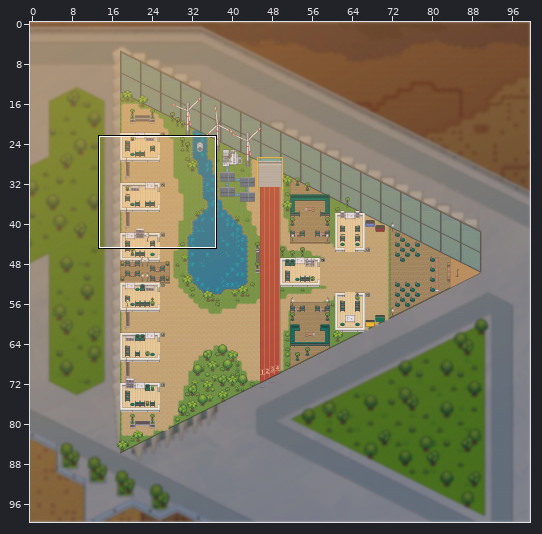
Tiled map (JSON) -- MISK-HQ-Environment.tmj. Above, an overview of the earlier version with the close-up marked.
Close-up. Old version:
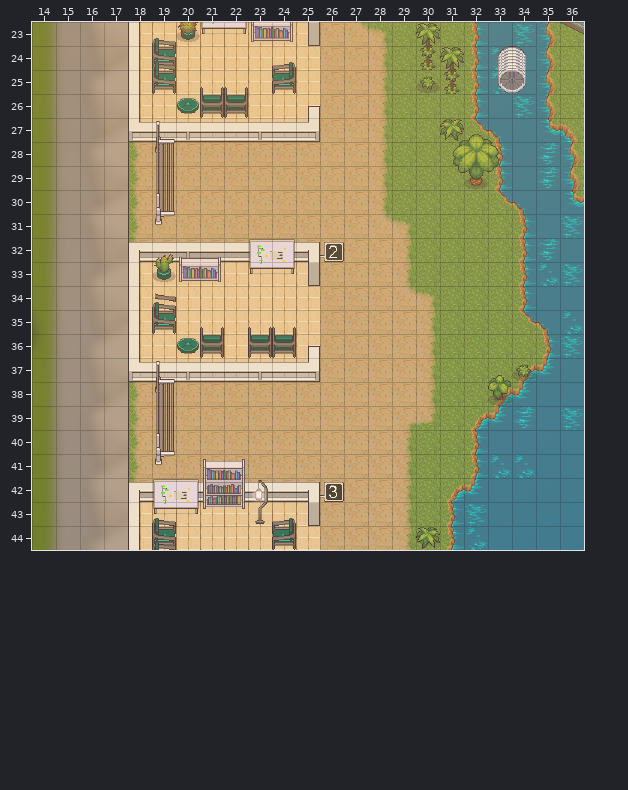
Cells are 32x32 px. Shown: x 14..36, y 23..44. The commit also changed other parts of the map, which this record leaves out.
After the commit:
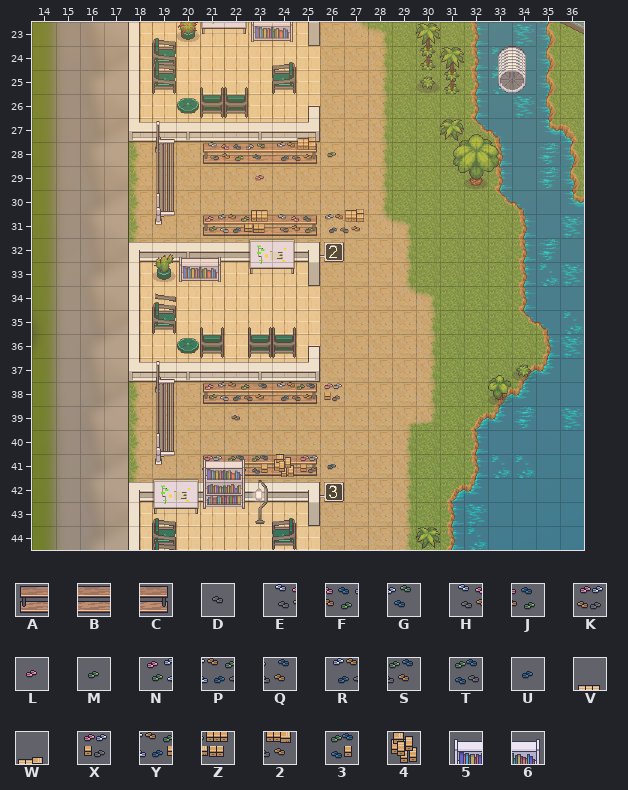
Key: from "6_Themed Decor": A 155, B 156, C 157, D 161, E 166, F 167, G 168, H 169, J 170, K 171, L 172 flipped left-right, M 173 flipped left-right, N 177, P 178, Q 179, R 180, S 181, T 182, U 184 flipped left-right, V 190, W 192, X 193, Y 200, Z 201, 2 203, 3 204, 4 206; from "Tileset_Collection_Diwan": 5 3944, 6 3945.
_ is an empty cell, . an unchanged one.
Changes in this commit:
--- layer "background/furnitures/furniture_1"
@@ x 21..25 @@
-28 _____
+28 ABBBC
@@ x 21..25 @@
-31 _____
+31 ABBBC
@@ x 21..25 @@
-38 _____
+38 ABBBC
@@ x 21..25 @@
-41 _____
+41 ABBBC
--- layer "background/furnitures/Furniture 1.5"
@@ x 21..27 @@
-27 ...._..
-28 ______.
-29 .._....
-30 .._..._
-31 _______
+27 ....W..
+28 EFGR2M.
+29 ..L....
+30 ..V...W
+31 NYZHJR2
@@ x 21..26 @@
-38 ______
-39 ._....
+38 NPQRSX
+39 .D....
@@ x 21..26 @@
-41 56____
+41 _T34XU
--- layer "background/furnitures/furniture_2"
@@ x 21..21 @@
-41 _
+41 K
--- layer "foreground/furnitures/furniture_1"
@@ x 21..22 @@
-41 __
+41 56
Boxes around the changes in both close-ups, in picture pixels (x1, y1, x2, y2):
added: (203, 137, 364, 236)
added: (203, 382, 342, 421)
changed: (202, 454, 336, 477)
